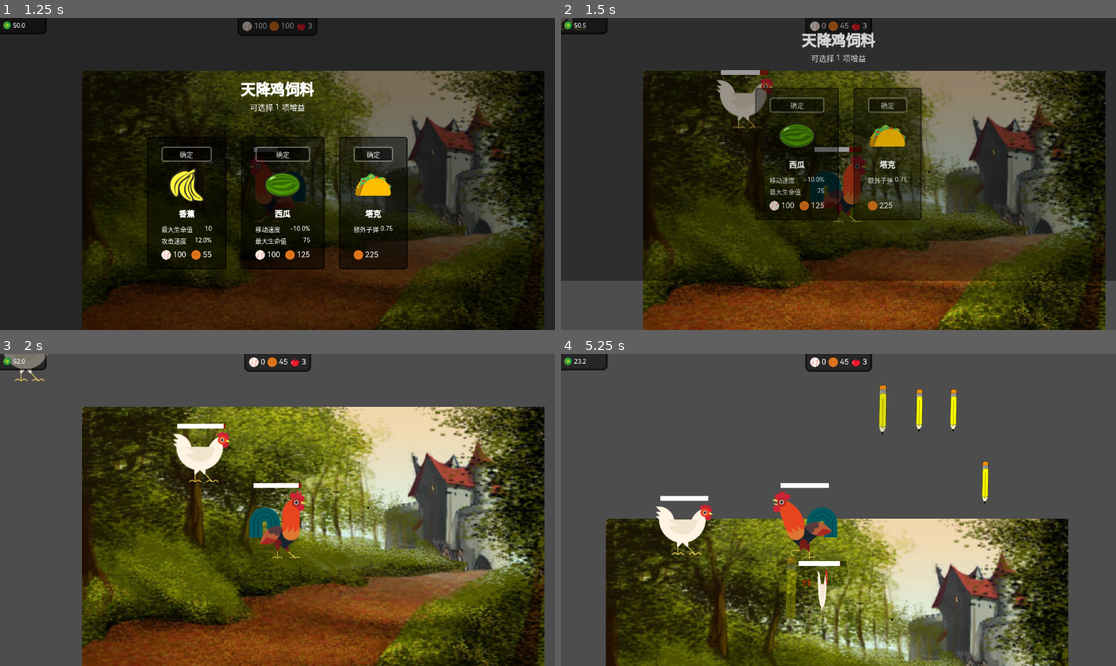
Above: before the commit, frames 1-4 (two rows, left to right).
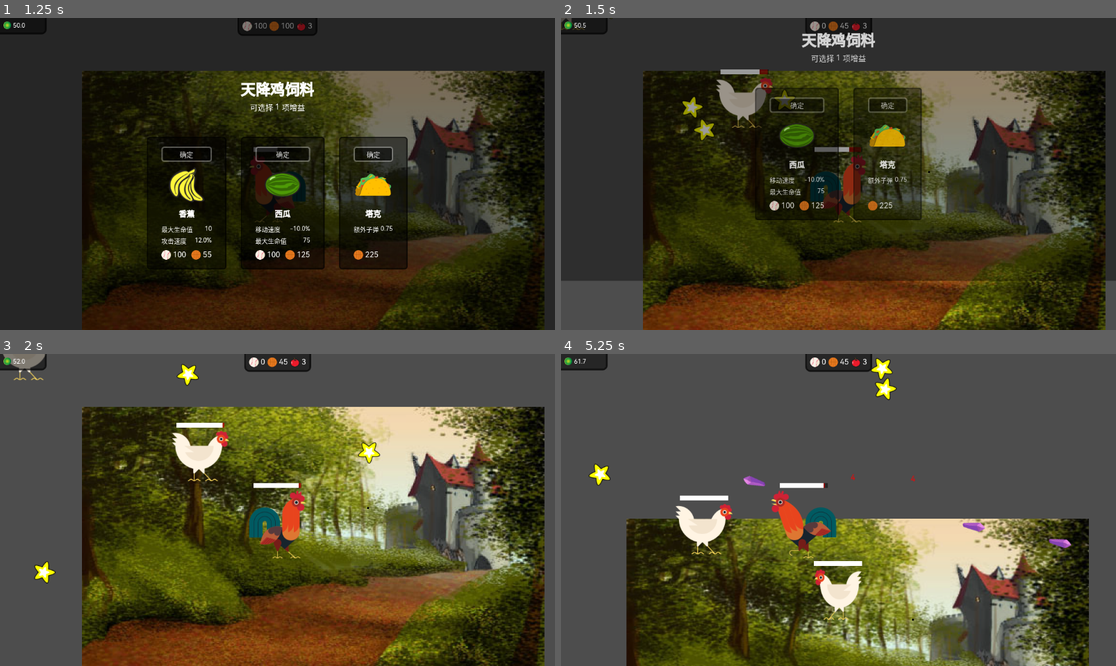
Above: after the commit, the same moments.

Repository: Rundll86/ChickenVSBear
Game: Godot game, scene res://components/Scenes/World.tscn
Two runs of this game, one before a commit and one after it. Both use one fixed random seed, a clock stepped at 60 frames per second and the inputs below. The engine's default icon, where the game draws it, is replaced by a stand-in: a white triangle on a blue panel in a dark square.
Inputs (mouse positions are in pixels of both pictures, inside the frame that each line leads up to):
- Up to frame 1 (1.25 s): move the mouse to (399, 158) at 0.52 s; press the mouse at (399, 158) at 0.53 s; hold D (m_right) from 0.53 s (still down)
- Up to frame 2 (1.5 s): release D (m_right) at 1.25 s; release the mouse at (960, 158) at 1.25 s; click "确定" at 1.25 s
- Up to frame 3 (2 s): no input
- Up to frame 4 (5.25 s): move the mouse to (727, 525) at 2.02 s; hold S (m_down) 2.03-2.78 s; click (727, 525) at 2.1 s; move the mouse to (894, 441) at 2.77 s; press the mouse at (894, 441) at 2.78 s; hold D (m_right) 2.78-3.53 s; tap R (heal) at 2.85 s; move the mouse to (810, 572) at 3.52 s; release the mouse at (810, 572) at 3.53 s; hold W (m_up) 3.53-4.28 s; tap Space (sprint) at 3.6 s; click (810, 572) at 3.8 s; move the mouse to (1005, 556) at 4.27 s; press the mouse at (1005, 556) at 4.28 s; hold A (m_left) from 4.28 s (still down); move the mouse to (672, 463) at 5.02 s; release the mouse at (672, 463) at 5.03 s; click (672, 463) at 5.1 s

Frame 1 is identical in both runs. In frame 2, 0.5% of the frame differs, in the area x 0-43%, y 0-40%; in frame 3, 0.9%; in frame 4, 27%, in the area x 2-96%, y 1-100%.

Commit message:
Refactor and update various components and assets
- Updated WaterBottle scene to change field values and costs, and modified avatar texture and display name.
- Removed unused pencil SVG and its import files.
- Updated Chomp sound effect with a new binary file.
- Modified Diamond bullet behavior to improve tracing logic.
- Increased rotation speed for Laser bullet.
- Adjusted Chick and Hen character attack methods to generate bullets without returning prematurely.
- Updated Rooster character to use PurpleCrystal bullet instead of Pencil.
- Enhanced BulletBase with new properties for energy consumption and animation control.
- Adjusted blend position interpolation in EntityBase for smoother movement.
- Added new Star bullet with its scene and script, including animation setup.
- Updated SVG and import files for new Star bullet graphics.

Diff:
--- a/components/Abstracts/BulletBase.tscn
+++ b/components/Abstracts/BulletBase.tscn
@@ -7,8 +7,26 @@
 [sub_resource type="Animation" id="Animation_kmogx"]
 resource_name = "spawn"
 
+[sub_resource type="Animation" id="Animation_ynxlt"]
+resource_name = "loop"
+loop_mode = 1
+step = 0.1
+tracks/0/type = "value"
+tracks/0/imported = false
+tracks/0/enabled = true
+tracks/0/path = NodePath(".:rotation")
+tracks/0/interp = 1
+tracks/0/loop_wrap = true
+tracks/0/keys = {
+"times": PackedFloat32Array(0, 1),
+"transitions": PackedFloat32Array(1, 1),
+"update": 0,
+"values": [0.0, 6.28319]
+}
+
 [sub_resource type="AnimationLibrary" id="AnimationLibrary_dxweq"]
 _data = {
+"loop": SubResource("Animation_ynxlt"),
 "spawn": SubResource("Animation_kmogx")
 }
 
--- a/components/Bullets/HenBomb.tscn
+++ /dev/null
@@ -1,17 +0,0 @@
-[gd_scene load_steps=3 format=3 uid="uid://dm6viyjsje6yj"]
-
-[ext_resource type="PackedScene" uid="uid://crtdkysmnkith" path="res://components/Abstracts/BulletBase.tscn" id="1_2l75q"]
-
-[sub_resource type="CircleShape2D" id="CircleShape2D_q8kgb"]
-radius = 60.0
-
-[node name="HenBomb" instance=ExtResource("1_2l75q")]
-fields = {
-0: 10,
-1: 5,
-2: 0
-}
-lifeTime = 100.0
-
-[node name="hitbox" parent="." index="1"]
-shape = SubResource("CircleShape2D_q8kgb")
--- a/components/Bullets/Laser.tscn
+++ b/components/Bullets/Laser.tscn
@@ -22,7 +22,7 @@
 1: 15,
 2: 1
 }
-lifeTime = 1000.0
+lifeTime = 2000.0
 
 [node name="texture" parent="." index="0"]
 rotation = 1.5708
--- a/components/Bullets/Pencil.tscn
+++ b/components/Bullets/Pencil.tscn
@@ -2,7 +2,7 @@
 
 [ext_resource type="PackedScene" uid="uid://crtdkysmnkith" path="res://components/Abstracts/BulletBase.tscn" id="1_anksp"]
 [ext_resource type="Script" path="res://scripts/Contents/Bullets/Pencil.gd" id="2_4w6n2"]
-[ext_resource type="Texture2D" uid="uid://dnpqfqfg6dwt4" path="res://resources/bullets/pencil/pencil-a.svg" id="2_ks8tb"]
+[ext_resource type="Texture2D" uid="uid://dnpqfqfg6dwt4" path="res://resources/bullets/pencil/frames/pencil-a.svg" id="2_ks8tb"]
 
 [sub_resource type="SpriteFrames" id="SpriteFrames_7ol02"]
 animations = [{
@@ -14,6 +14,53 @@
 "name": &"default",
 "speed": 5.0
 }]
+
+[sub_resource type="Animation" id="Animation_ij0gd"]
+length = 0.001
+tracks/0/type = "bezier"
+tracks/0/imported = false
+tracks/0/enabled = true
+tracks/0/path = NodePath(".:scale:x")
+tracks/0/interp = 1
+tracks/0/loop_wrap = true
+tracks/0/keys = {
+"handle_modes": PackedInt32Array(0),
+"points": PackedFloat32Array(1, -0.25, 0, 0.25, 0),
+"times": PackedFloat32Array(0)
+}
+tracks/1/type = "bezier"
+tracks/1/imported = false
+tracks/1/enabled = true
+tracks/1/path = NodePath(".:scale:y")
+tracks/1/interp = 1
+tracks/1/loop_wrap = true
+tracks/1/keys = {
+"handle_modes": PackedInt32Array(0),
+"points": PackedFloat32Array(1, -0.25, 0, 0.25, 0),
+"times": PackedFloat32Array(0)
+}
+tracks/2/type = "bezier"
+tracks/2/imported = false
+tracks/2/enabled = true
+tracks/2/path = NodePath(".:modulate:a")
+tracks/2/interp = 1
+tracks/2/loop_wrap = true
+tracks/2/keys = {
+"handle_modes": PackedInt32Array(0),
+"points": PackedFloat32Array(1, -0.25, 0, 0.25, 0),
+"times": PackedFloat32Array(0)
+}
+tracks/3/type = "bezier"
+tracks/3/imported = false
+tracks/3/enabled = true
+tracks/3/path = NodePath(".:position:y")
+tracks/3/interp = 1
+tracks/3/loop_wrap = true
+tracks/3/keys = {
+"handle_modes": PackedInt32Array(0),
+"points": PackedFloat32Array(-44, -0.25, 0, 0.25, 0),
+"times": PackedFloat32Array(0)
+}
 
 [sub_resource type="Animation" id="Animation_kmogx"]
 resource_name = "spawn"
@@ -63,53 +110,6 @@
 "times": PackedFloat32Array(0.75, 1)
 }
 
-[sub_resource type="Animation" id="Animation_ij0gd"]
-length = 0.001
-tracks/0/type = "bezier"
-tracks/0/imported = false
-tracks/0/enabled = true
-tracks/0/path = NodePath(".:scale:x")
-tracks/0/interp = 1
-tracks/0/loop_wrap = true
-tracks/0/keys = {
-"handle_modes": PackedInt32Array(0),
-"points": PackedFloat32Array(1, -0.25, 0, 0.25, 0),
-"times": PackedFloat32Array(0)
-}
-tracks/1/type = "bezier"
-tracks/1/imported = false
-tracks/1/enabled = true
-tracks/1/path = NodePath(".:scale:y")
-tracks/1/interp = 1
-tracks/1/loop_wrap = true
-tracks/1/keys = {
-"handle_modes": PackedInt32Array(0),
-"points": PackedFloat32Array(1, -0.25, 0, 0.25, 0),
-"times": PackedFloat32Array(0)
-}
-tracks/2/type = "bezier"
-tracks/2/imported = false
-tracks/2/enabled = true
-tracks/2/path = NodePath(".:modulate:a")
-tracks/2/interp = 1
-tracks/2/loop_wrap = true
-tracks/2/keys = {
-"handle_modes": PackedInt32Array(0),
-"points": PackedFloat32Array(1, -0.25, 0, 0.25, 0),
-"times": PackedFloat32Array(0)
-}
-tracks/3/type = "bezier"
-tracks/3/imported = false
-tracks/3/enabled = true
-tracks/3/path = NodePath(".:position:y")
-tracks/3/interp = 1
-tracks/3/loop_wrap = true
-tracks/3/keys = {
-"handle_modes": PackedInt32Array(0),
-"points": PackedFloat32Array(-44, -0.25, 0, 0.25, 0),
-"times": PackedFloat32Array(0)
-}
-
 [sub_resource type="AnimationLibrary" id="AnimationLibrary_0cgv5"]
 _data = {
 "RESET": SubResource("Animation_ij0gd"),
@@ -122,6 +122,7 @@
 [node name="Pencil" instance=ExtResource("1_anksp")]
 script = ExtResource("2_4w6n2")
 lifeTime = 3000.0
+autoSpawnAnimation = true
 
 [node name="texture" parent="." index="0"]
 position = Vector2(0, -44)
--- /dev/null
+++ b/components/Bullets/Star.tscn
@@ -0,0 +1,83 @@
+[gd_scene load_steps=10 format=3 uid="uid://dm6viyjsje6yj"]
+
+[ext_resource type="PackedScene" uid="uid://crtdkysmnkith" path="res://components/Abstracts/BulletBase.tscn" id="1_x6yf7"]
+[ext_resource type="Texture2D" uid="uid://csdjmin6g22sw" path="res://resources/bullets/star/frames/star.svg" id="2_cke7d"]
+[ext_resource type="Script" path="res://scripts/Contents/Bullets/Star.gd" id="2_y4b0l"]
+
+[sub_resource type="SpriteFrames" id="SpriteFrames_t53gb"]
+animations = [{
+"frames": [{
+"duration": 1.0,
+"texture": ExtResource("2_cke7d")
+}],
+"loop": true,
+"name": &"default",
+"speed": 5.0
+}]
+
+[sub_resource type="Animation" id="Animation_kmogx"]
+resource_name = "spawn"
+
+[sub_resource type="Animation" id="Animation_ynxlt"]
+resource_name = "loop"
+loop_mode = 1
+step = 0.1
+tracks/0/type = "value"
+tracks/0/imported = false
+tracks/0/enabled = true
+tracks/0/path = NodePath(".:rotation")
+tracks/0/interp = 1
+tracks/0/loop_wrap = true
+tracks/0/keys = {
+"times": PackedFloat32Array(0, 1),
+"transitions": PackedFloat32Array(1, 1),
+"update": 0,
+"values": [0.0, 6.28319]
+}
+
+[sub_resource type="Animation" id="Animation_cig5u"]
+length = 0.001
+tracks/0/type = "value"
+tracks/0/imported = false
+tracks/0/enabled = true
+tracks/0/path = NodePath(".:rotation")
+tracks/0/interp = 1
+tracks/0/loop_wrap = true
+tracks/0/keys = {
+"times": PackedFloat32Array(0),
+"transitions": PackedFloat32Array(1),
+"update": 0,
+"values": [4.38234]
+}
+
+[sub_resource type="AnimationLibrary" id="AnimationLibrary_ls1ie"]
+_data = {
+"RESET": SubResource("Animation_cig5u"),
+"loop": SubResource("Animation_ynxlt"),
+"spawn": SubResource("Animation_kmogx")
+}
+
+[sub_resource type="CircleShape2D" id="CircleShape2D_tietk"]
+radius = 19.2354
+
+[node name="Star" instance=ExtResource("1_x6yf7")]
+script = ExtResource("2_y4b0l")
+fields = {
+0: 10,
+1: 5,
+2: 0
+}
+lifeTime = 1000.0
+autoLoopAnimation = true
+
+[node name="texture" parent="." index="0"]
+rotation = 4.38234
+sprite_frames = SubResource("SpriteFrames_t53gb")
+
+[node name="animator" parent="texture" index="0"]
+libraries = {
+"": SubResource("AnimationLibrary_ls1ie")
+}
+
+[node name="hitbox" parent="." index="1"]
+shape = SubResource("CircleShape2D_tietk")
--- a/components/Characters/Chick.tscn
+++ b/components/Characters/Chick.tscn
@@ -32,7 +32,7 @@
 
 [node name="Chick" instance=ExtResource("1_goqmy")]
 script = ExtResource("2_r6bub")
-cooldownUnit = 2000.0
+cooldownUnit = 3000.0
 displayName = "小鸡"
 drops = Array[int]([0, 1])
 dropCounts = Array[Vector2]([Vector2(10, 20), Vector2(7, 14)])
--- a/components/Characters/Hen.tscn
+++ b/components/Characters/Hen.tscn
@@ -33,7 +33,7 @@
 
 [node name="Hen" instance=ExtResource("1_twxai")]
 script = ExtResource("2_8u5a0")
-cooldownUnit = 500.0
+cooldownUnit = 1000.0
 drops = Array[int]([0, 1])
 dropCounts = Array[Vector2]([Vector2(4, 8), Vector2(2, 6)])
 energy = 1000.0
--- a/components/Feeds/WaterBottle.tscn
+++ b/components/Feeds/WaterBottle.tscn
@@ -1,19 +1,18 @@
-[gd_scene load_steps=4 format=3 uid="uid://droytqrm4swm1"]
+[gd_scene load_steps=3 format=3 uid="uid://droytqrm4swm1"]
 
 [ext_resource type="PackedScene" uid="uid://bykwevnv7keeh" path="res://components/Abstracts/FeedCardBase.tscn" id="1_vfxjq"]
-[ext_resource type="Texture2D" uid="uid://bdknu6rkkpoyd" path="res://resources/feeds/fruitsalad.svg" id="2_8w6xu"]
 [ext_resource type="Texture2D" uid="uid://doyq5mp7wvv7s" path="res://resources/feeds/glass water-a.svg" id="2_gsfud"]
 
 [node name="FruitSalad" instance=ExtResource("1_vfxjq")]
 avatarTexture = ExtResource("2_gsfud")
 displayName = "一杯水"
 fields = Array[int]([3])
-fieldValues = Array[float]([0.22])
-costs = Array[int]([0])
-costCounts = Array[int]([400])
+fieldValues = Array[float]([0.25])
+costs = Array[int]([1])
+costCounts = Array[int]([500])
 
 [node name="avatar" parent="container/info" index="0"]
-texture = ExtResource("2_8w6xu")
+texture = ExtResource("2_gsfud")
 
 [node name="name" parent="container/info" index="1"]
-text = "[b]水果沙拉[/b]"
+text = "[b]一杯水[/b]"
--- /dev/null
+++ b/resources/bullets/star/frames/star.svg
@@ -0,0 +1,7 @@
+<svg xmlns="http://www.w3.org/2000/svg" xmlns:xlink="http://www.w3.org/1999/xlink" version="1.1" width="46.57026815414429" height="45.66248083114624" viewBox="-0.4356868267059326 -0.33834052085876465 46.57026815414429 45.66248083114624">
+  <!-- Exported by Scratch - http://scratch.mit.edu/ -->
+  <g id="ID0.4861416635103524">
+    <path id="Star" fill="#FFFF00" stroke="#000000" stroke-width="1.2878577709197998" d="M 34.2454 43.7816 C 30.9614 45.7649 21.3128 35.5135 21.3128 35.5135 C 21.3128 35.5135 10.0698 43.9954 7.1669 41.484 C 4.2615 38.9727 11.0331 26.6247 11.0331 26.6247 C 11.0331 26.6247 -0.5061 18.5524 0.9852 15.016 C 2.4765 11.4769 16.3107 14.1016 16.3107 14.1016 C 16.3107 14.1016 20.419 0.6332 24.2439 0.9552 C 28.074 1.2797 29.8538 15.2504 29.8538 15.2504 C 29.8538 15.2504 43.9327 14.9954 44.8033 18.7353 C 45.6816 22.4727 32.9447 28.4844 32.9447 28.4844 C 32.9447 28.4844 37.5372 41.7983 34.2454 43.7816 Z "/>
+    <path id="Star_1_" fill="#FFFFFF" d="M 27.8499 34.0119 C 26.1963 35.0087 21.3462 29.8547 21.3462 29.8547 C 21.3462 29.8547 15.6977 34.1175 14.2398 32.8554 C 12.782 31.5933 16.1819 25.391 16.1819 25.391 C 16.1819 25.391 10.3866 21.3316 11.1335 19.557 C 11.8831 17.7797 18.8323 19.0985 18.8323 19.0985 C 18.8323 19.0985 20.8981 12.3295 22.8221 12.4944 C 24.7436 12.6566 25.6348 19.6755 25.6348 19.6755 C 25.6348 19.6755 32.7129 19.5492 33.1507 21.4269 C 33.5938 23.3072 27.1957 26.3259 27.1957 26.3259 C 27.1957 26.3259 29.4984 33.0151 27.8499 34.0119 Z " stroke-width="2.5757155418395996"/>
+  </g>
+</svg><!--rotationCenter:22:23-->
--- a/scripts/Contents/Bullets/Diamond.gd
+++ b/scripts/Contents/Bullets/Diamond.gd
@@ -1,9 +1,9 @@
 extends BulletBase
 class_name Diamond
 
+const traceTime = 1000
+
 func ai():
-	var tracing = timeLived() < 1000
-	if tracing:
-		rotation = lerp_angle(rotation, position.angle_to_point(launcher.currentFocusedBoss.position), 0.1)
-	canDamageSelf = !tracing
+	rotation = lerp_angle(rotation, position.angle_to_point(launcher.currentFocusedBoss.position), 0.2 * (traceTime - timeLived()))
+	canDamageSelf = !(timeLived() >= traceTime)
 	forward(Vector2.from_angle(rotation))
--- a/scripts/Contents/Bullets/Laser.gd
+++ b/scripts/Contents/Bullets/Laser.gd
@@ -2,5 +2,5 @@
 class_name Laser
 
 func ai():
-	rotation_degrees += 2
+	rotation_degrees += 5
 	position = launcher.texture.global_position
--- /dev/null
+++ b/scripts/Contents/Bullets/Star.gd
@@ -0,0 +1,5 @@
+extends BulletBase
+class_name Star
+
+func ai():
+	forward(Vector2.from_angle(rotation))
--- a/scripts/Contents/Characters/Chick.gd
+++ b/scripts/Contents/Characters/Chick.gd
@@ -22,13 +22,14 @@
 	if type == 0:
 		var weaponPos = findWeaponAnchor("normal")
 		for i in randi_range(10, 20):
-			return BulletBase.generate(preload("res://components/Bullets/Diamond.tscn"), self, weaponPos + MathTool.randv2_range(20), rotation + deg_to_rad(randf_range(-90, 90)))
+			BulletBase.generate(preload("res://components/Bullets/Diamond.tscn"), self, weaponPos + MathTool.randv2_range(20), rotation + deg_to_rad(randf_range(-90, 90)))
 	elif type == 1:
 		for i in range(laserCount):
-			return BulletBase.generate(preload("res://components/Bullets/Laser.tscn"), self, texture.global_position, deg_to_rad(90 * i))
+			BulletBase.generate(preload("res://components/Bullets/Laser.tscn"), self, texture.global_position, deg_to_rad(90 * i))
 	elif type == 2:
 		var weaponPos = findWeaponAnchor("normal")
 		var target = weaponPos.angle_to_point(currentFocusedBoss.position)
 		firepot.global_rotation = target
 		firepot.shot()
-		return BulletBase.generate(preload("res://components/Bullets/FireScan.tscn"), self, weaponPos, target)
+		BulletBase.generate(preload("res://components/Bullets/FireScan.tscn"), self, weaponPos, target)
+	return true
--- a/scripts/Contents/Characters/Hen.gd
+++ b/scripts/Contents/Characters/Hen.gd
@@ -12,4 +12,6 @@
 func attack(type):
 	if type == 0:
 		var weaponPos = findWeaponAnchor("normal")
-		return BulletBase.generate(preload("res://components/Bullets/HenBomb.tscn"), self, weaponPos, 0)
+		for i in randi_range(1, 4):
+			BulletBase.generate(preload("res://components/Bullets/Star.tscn"), self, weaponPos, randf_range(0, PI * 2))
+	return true
--- a/scripts/Contents/Characters/Rooster.gd
+++ b/scripts/Contents/Characters/Rooster.gd
@@ -19,8 +19,8 @@
 func attack(type):
 	if type == 0:
 		var weaponPos = findWeaponAnchor("normal")
-		return BulletBase.generate(preload("res://components/Bullets/Pencil.tscn"), self, weaponPos, (get_global_mouse_position() - weaponPos).angle())
-		# return BulletBase.generate(preload("res://components/Bullets/PurpleCrystal.tscn"), self, weaponPos, (get_global_mouse_position() - weaponPos).angle())
+		# return BulletBase.generate(preload("res://components/Bullets/Pencil.tscn"), self, weaponPos, (get_global_mouse_position() - weaponPos).angle())
+		return BulletBase.generate(preload("res://components/Bullets/PurpleCrystal.tscn"), self, weaponPos, (get_global_mouse_position() - weaponPos).angle())
 func sprint():
 	move(Vector2(
 		Input.get_axis("m_left", "m_right"),
--- a/scripts/Statemachine/BulletBase.gd
+++ b/scripts/Statemachine/BulletBase.gd
@@ -10,7 +10,9 @@
 @export var lifeTime: float = -1 # -1表示无限时间
 @export var indisDamage: bool = false # 是否无差别伤害（不区分敌我）
 @export var canDamageSelf: bool = false # 是否可以伤害发射者
-@export var needEnergy: float = 4.0 # 发射时需要消耗的能量
+@export var needEnergy: float = 0.0 # 发射时需要消耗的能量
+@export var autoSpawnAnimation: bool = false
+@export var autoLoopAnimation: bool = false
 
 @onready var animator: AnimationPlayer = $"%animator"
 @onready var hitbox: CollisionShape2D = $"%hitbox"
@@ -24,8 +26,12 @@
 	area_entered.connect(hit)
 	spawnInWhen = Time.get_ticks_msec()
 	spawnInWhere = position
-	animator.play("spawn")
 	spawn()
+	if autoSpawnAnimation:
+		animator.play("spawn")
+		await animator.animation_finished
+	if autoLoopAnimation:
+		animator.play("loop")
 func _process(_delta: float) -> void:
 	if lifeTime > 0:
 		if Time.get_ticks_msec() - spawnInWhen >= lifeTime:
--- a/scripts/Statemachine/EntityBase.gd
+++ b/scripts/Statemachine/EntityBase.gd
@@ -71,7 +71,7 @@
 	for i in inventory:
 		inventory[i] = clamp(inventory[i], 0, inventoryMax[i])
 func _physics_process(_delta: float) -> void:
-	animatree.set("parameters/blend_position", lerpf(animatree.get("parameters/blend_position"), lastDirection, 0.1))
+	animatree.set("parameters/blend_position", lerpf(animatree.get("parameters/blend_position"), lastDirection, 0.2))
 	if sprinting:
 		velocity *= 0.9
 		if velocity.length() <= 100:
Not shown: 1 places in components/Abstracts/BulletBase.tscn that only renumber resources
Not shown, added: resources/bullets/pencil/Chomp.wav.import
Renamed: resources/bullets/pencil/pencil-a.svg -> resources/bullets/pencil/frames/pencil-a.svg
Not shown, changed: resources/bullets/pencil/frames/pencil-a.svg.import
Not shown, added: resources/bullets/star/frames/star.svg.import
Not shown, changed: resources/sounds/effect/Chomp.wav
